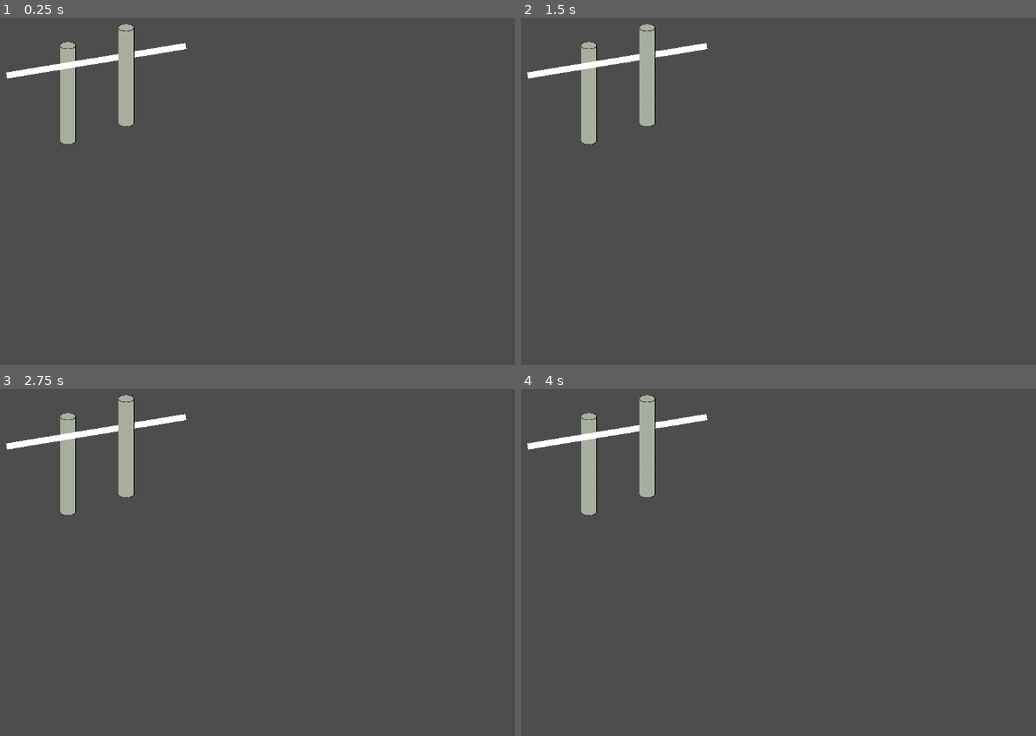
Above: before the commit, frames 1-4 (two rows, left to right).
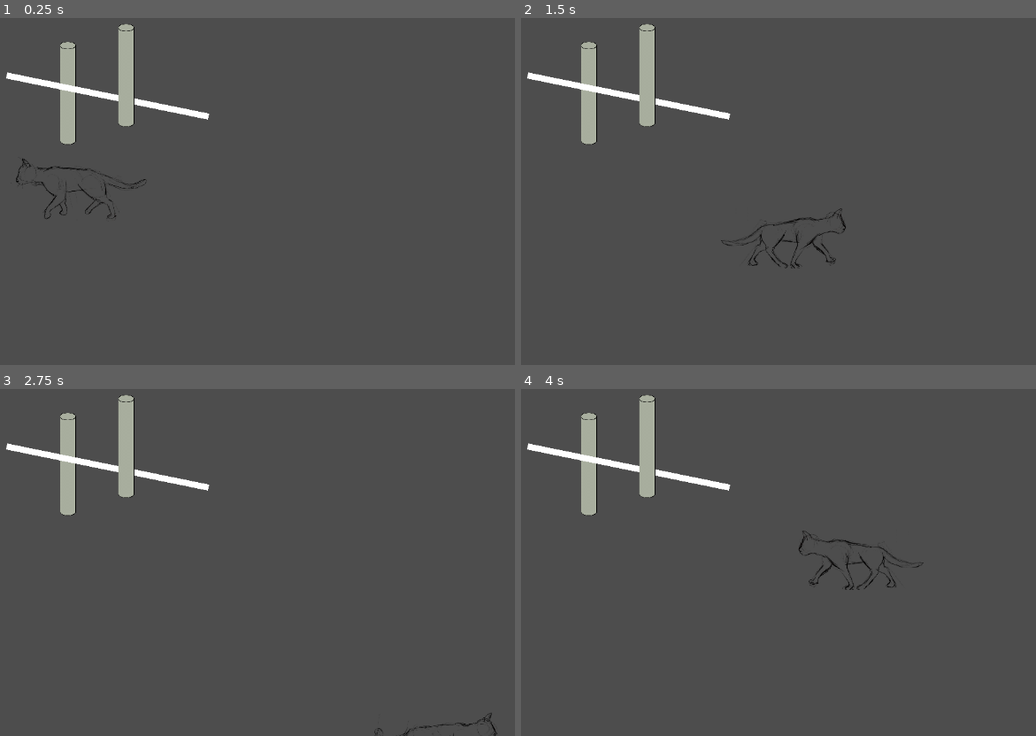
Above: after the commit, the same moments.

Repository: Flodurs/Godotwildjam63
Game: Godot game, scene res://szenen/level/Level.tscn
Two runs of this game, one before a commit and one after it. Both use one fixed random seed, a clock stepped at 60 frames per second and the inputs below.
Inputs:
- Up to frame 1 (0.25 s): no input
- Up to frame 2 (1.5 s): tap Enter at 0.5 s; hold D (mRight) 0.53-1.28 s; hold S (mDown) from 1.28 s (still down)
- Up to frame 3 (2.75 s): release S (mDown) at 2.03 s; hold D (mRight) from 2.03 s (still down)
- Up to frame 4 (4 s): release D (mRight) at 2.78 s; hold W (mUp) 2.78-3.53 s; hold A (mLeft) from 3.53 s (still down)

The runs differ from the first frame. In frame 1, 1.5% of the frame differs, in the area x 1-41%, y 7-58%; in frame 2, 1.6%, in the area x 1-64%, y 7-73%; in frame 3, 1.3%; in frame 4, 1.6%.

Commit message:
Katze_update

Diff:
--- a/szenen/entitys/katze.gd
+++ b/szenen/entitys/katze.gd
@@ -10,13 +10,22 @@
 func _process(delta):
 	var velocity = Vector2.ZERO
 	if Input.is_action_pressed("mRight"):
+		scale.x = -1
 		velocity.x += 1
 	if Input.is_action_pressed("mLeft"):
+		scale.x = 1
+
 		velocity.x -= 1
 	if Input.is_action_pressed("mDown"):
 		velocity.y += 1
 	if Input.is_action_pressed("mUp"):
 		velocity.y -= 1
 
-	velocity = velocity.normalized() * speed
+	if velocity.length() > 0:
+		velocity = velocity.normalized() * speed
+		$AnimatedSprite2D.play()
+	else:
+		$AnimatedSprite2D.stop()
+
+
 	position += velocity * delta
--- a/szenen/entitys/katze.tscn
+++ b/szenen/entitys/katze.tscn
@@ -1,8 +1,30 @@
-[gd_scene load_steps=5 format=3 uid="uid://ceheqoktc83rp"]
+[gd_scene load_steps=9 format=3 uid="uid://ceheqoktc83rp"]
 
 [ext_resource type="Script" path="res://szenen/entitys/katze.gd" id="1_s5uc3"]
+[ext_resource type="Texture2D" uid="uid://cqa33tgaek23r" path="res://assets/sprites/katze1.png" id="2_px3b0"]
+[ext_resource type="Texture2D" uid="uid://cax110a2rhg6o" path="res://assets/sprites/Katze2.png" id="3_akpbw"]
+[ext_resource type="Texture2D" uid="uid://ctflnnpjwujgp" path="res://assets/sprites/Katze3.png" id="4_mu6w4"]
+[ext_resource type="Texture2D" uid="uid://e7uludmo3xmg" path="res://assets/sprites/Katze4.png" id="5_e3sf3"]
 
-[sub_resource type="SpriteFrames" id="SpriteFrames_tydj4"]
+[sub_resource type="SpriteFrames" id="SpriteFrames_30qp0"]
+animations = [{
+"frames": [{
+"duration": 1.0,
+"texture": ExtResource("2_px3b0")
+}, {
+"duration": 1.0,
+"texture": ExtResource("3_akpbw")
+}, {
+"duration": 1.0,
+"texture": ExtResource("4_mu6w4")
+}, {
+"duration": 1.0,
+"texture": ExtResource("5_e3sf3")
+}],
+"loop": true,
+"name": &"default",
+"speed": 8.0
+}]
 
 [sub_resource type="RectangleShape2D" id="RectangleShape2D_ghjkr"]
 size = Vector2(68, 48)
@@ -13,13 +35,17 @@
 script = ExtResource("1_s5uc3")
 
 [node name="AnimatedSprite2D" type="AnimatedSprite2D" parent="."]
-sprite_frames = SubResource("SpriteFrames_tydj4")
+rotation = -1.5708
+scale = Vector2(0.05, 0.05)
+sprite_frames = SubResource("SpriteFrames_30qp0")
+frame_progress = 0.485125
 
 [node name="CollisionShape2D" type="CollisionShape2D" parent="."]
 position = Vector2(-2, -1)
 shape = SubResource("RectangleShape2D_ghjkr")
 
 [node name="Sprite2D" type="Sprite2D" parent="."]
+visible = false
 position = Vector2(-2, -7.62939e-06)
 scale = Vector2(49.75, 37.25)
 texture = SubResource("PlaceholderTexture2D_mn52i")
--- a/szenen/level/Level.tscn
+++ b/szenen/level/Level.tscn
@@ -1,6 +1,7 @@
-[gd_scene load_steps=3 format=3 uid="uid://b2vxb8mfo7ksh"]
+[gd_scene load_steps=4 format=3 uid="uid://ct8c5s7tamylk"]
 
 [ext_resource type="Script" path="res://szenen/level/Level.gd" id="1_6dvvy"]
+[ext_resource type="PackedScene" uid="uid://ceheqoktc83rp" path="res://szenen/entitys/katze.tscn" id="1_6sbvf"]
 [ext_resource type="PackedScene" uid="uid://d0sprmhk4yyal" path="res://szenen/objekte/Pillar.tscn" id="1_caku8"]
 
 [node name="Level" type="Node2D"]
@@ -14,4 +15,7 @@
 position = Vector2(304, 283)
 
 [node name="Line2D" type="Line2D" parent="."]
-points = PackedVector2Array(204, 176, 496, 128)
+points = PackedVector2Array(204, 176, 533, 243)
+
+[node name="Katze" parent="." instance=ExtResource("1_6sbvf")]
+position = Vector2(324, 361)
Binary file added: assets/sprites/Katze2.png
Not shown, added: assets/sprites/Katze2.png.import
Binary file added: assets/sprites/Katze3.png
Not shown, added: assets/sprites/Katze3.png.import
Binary file added: assets/sprites/Katze4.png
Not shown, added: assets/sprites/Katze4.png.import
Binary file added: assets/sprites/katze1.png
Not shown, added: assets/sprites/katze1.png.import
Binary file added: szenen/entitys/Katze2.png
Not shown, added: szenen/entitys/Katze2.png.import
Binary file added: szenen/entitys/katze1.png
Not shown, added: szenen/entitys/katze1.png.import
(and 2 more such lines)
